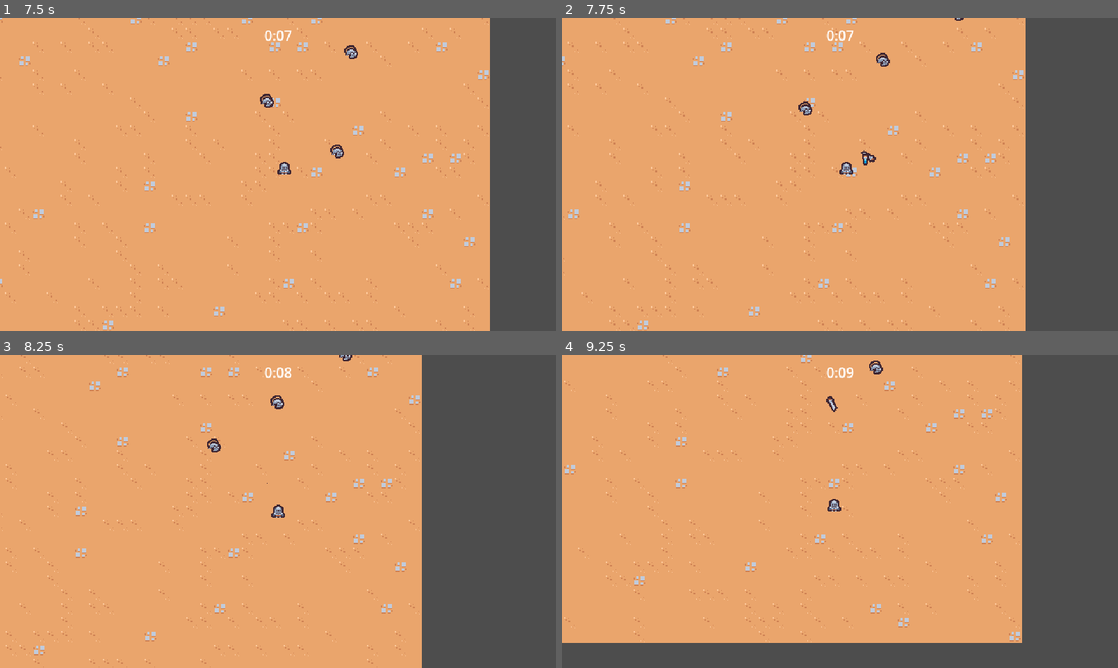
Above: before the commit, frames 1-4 (two rows, left to right).
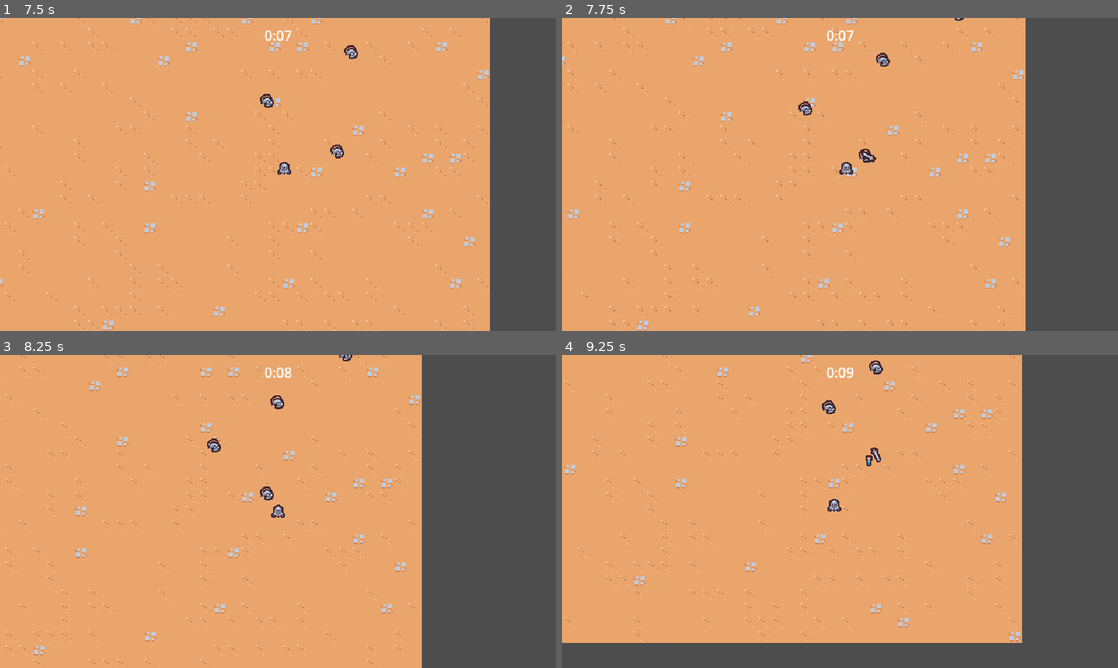
Above: after the commit, the same moments.

Repository: Ian-Ion/2d-survivors-course
Game: Godot game, scene res://scenes/main/main.tscn
Two runs of this game, one before a commit and one after it. Both use one fixed random seed, a clock stepped at 60 frames per second and the inputs below.
Inputs:
- Up to frame 1 (7.5 s): hold D (move_right) 0.53-1.28 s; hold S (move_down) 1.28-2.03 s; hold D (move_right) 2.03-2.78 s; hold W (move_up) 2.78-3.53 s; hold A (move_left) 3.53-5.03 s; hold S (move_down) 5.03-5.78 s; hold D (move_right) 5.78-6.53 s; hold W (move_up) 6.53-7.28 s; hold D (move_right) from 7.28 s (still down)
- Up to frame 2 (7.75 s): keep holding D (move_right)
- Up to frame 3 (8.25 s): release D (move_right) at 8.03 s; hold S (move_down) from 8.03 s (still down)
- Up to frame 4 (9.25 s): release S (move_down) at 8.78 s; hold A (move_left) from 8.78 s (still down)

Frame 1 is identical in both runs. In frame 2, less than 0.1% of the frame differs, in the area x 53-56%, y 41-48%; in frame 3, less than 0.1%; in frame 4, 0.2%, in the area x 46-58%, y 13-36%.

Commit message:
Pass damage between Hitbox and Hurtbox

Diff:
--- /dev/null
+++ b/scenes/ability/sword_ability/sword_ability.gd
@@ -0,0 +1,4 @@
+extends Node2D
+class_name SwordAbility
+
+@onready var hitbox_component: HitboxComponent = $HitboxComponent
--- a/scenes/ability/sword_ability/sword_ability.tscn
+++ b/scenes/ability/sword_ability/sword_ability.tscn
@@ -1,5 +1,6 @@
-[gd_scene load_steps=6 format=3 uid="uid://s75dfwmcjhga"]
+[gd_scene load_steps=8 format=3 uid="uid://s75dfwmcjhga"]
 
+[ext_resource type="Script" path="res://scenes/ability/sword_ability/sword_ability.gd" id="1_ulmwc"]
 [ext_resource type="Texture2D" uid="uid://dtys55ui6l6m5" path="res://scenes/ability/sword_ability/sword.png" id="1_ulpx8"]
 [ext_resource type="PackedScene" uid="uid://bsrcavkq8h1q" path="res://scenes/component/hitbox_component.tscn" id="2_yjscs"]
 
@@ -103,7 +104,11 @@
 "swing": SubResource("Animation_0h7ax")
 }
 
+[sub_resource type="RectangleShape2D" id="RectangleShape2D_faggh"]
+size = Vector2(30, 30)
+
 [node name="SwordAbility" type="Node2D"]
+script = ExtResource("1_ulmwc")
 
 [node name="AnimationPlayer" type="AnimationPlayer" parent="."]
 libraries = {
@@ -116,3 +121,8 @@
 offset = Vector2(0, -4)
 
 [node name="HitboxComponent" parent="." instance=ExtResource("2_yjscs")]
+
+[node name="CollisionShape2D" type="CollisionShape2D" parent="HitboxComponent"]
+position = Vector2(15, 0)
+shape = SubResource("RectangleShape2D_faggh")
+disabled = true
--- a/scenes/ability/sword_ability_controller/sword_ability_controller.gd
+++ b/scenes/ability/sword_ability_controller/sword_ability_controller.gd
@@ -3,6 +3,8 @@
 const MAX_RANGE = 150
 
 @export var sword_ability: PackedScene
+var damage = 5
+
 
 # Called when the node enters the scene tree for the first time.
 func _ready() -> void:
@@ -26,8 +28,10 @@
 		return a_distance < b_distance
 	)
 
-	var sword_instance = sword_ability.instantiate() as Node2D
+	var sword_instance = sword_ability.instantiate() as SwordAbility
 	player.get_parent().add_child(sword_instance)
+	sword_instance.hitbox_component.damage = damage
+
 	sword_instance.global_position = enemies[0].global_position + Vector2.RIGHT.rotated(randf_range(0, TAU)) * 4
 
 	var enemy_direction = enemies[0].global_position - sword_instance.global_position
--- /dev/null
+++ b/scenes/component/hitbox_component.gd
@@ -0,0 +1,4 @@
+extends Area2D
+class_name HitboxComponent
+
+var damage = 0
--- a/scenes/component/hitbox_component.tscn
+++ b/scenes/component/hitbox_component.tscn
@@ -1,13 +1,8 @@
 [gd_scene load_steps=2 format=3 uid="uid://bsrcavkq8h1q"]
 
-[sub_resource type="RectangleShape2D" id="RectangleShape2D_7dd84"]
-size = Vector2(30, 30)
+[ext_resource type="Script" path="res://scenes/component/hitbox_component.gd" id="1_8g8x4"]
 
 [node name="HitboxComponent" type="Area2D"]
 collision_layer = 4
 collision_mask = 0
-
-[node name="CollisionShape2D" type="CollisionShape2D" parent="."]
-position = Vector2(15, 0)
-shape = SubResource("RectangleShape2D_7dd84")
-disabled = true
+script = ExtResource("1_8g8x4")
--- /dev/null
+++ b/scenes/component/hurtbox_component.gd
@@ -0,0 +1,19 @@
+extends Area2D
+class_name HurtboxComponent
+
+@export var health_component: HealthComponent
+
+
+func _ready():
+	area_entered.connect(on_area_entered)
+
+
+func on_area_entered(other_area: Area2D):
+	if not other_area is HitboxComponent:
+		return
+
+	if health_component == null:
+		return
+
+	var hitbox_component = other_area as HitboxComponent
+	health_component.damage(hitbox_component.damage)
--- a/scenes/component/hurtbox_component.tscn
+++ b/scenes/component/hurtbox_component.tscn
@@ -1,12 +1,8 @@
 [gd_scene load_steps=2 format=3 uid="uid://bnlibmjvuocbg"]
 
-[sub_resource type="CircleShape2D" id="CircleShape2D_tfqdq"]
-radius = 12.0
+[ext_resource type="Script" path="res://scenes/component/hurtbox_component.gd" id="1_qacmd"]
 
 [node name="HurtboxComponent" type="Area2D"]
 collision_layer = 0
 collision_mask = 4
-
-[node name="CollisionShape2D" type="CollisionShape2D" parent="."]
-position = Vector2(0, -5)
-shape = SubResource("CircleShape2D_tfqdq")
+script = ExtResource("1_qacmd")
--- a/scenes/game_object/basic_enemy/basic_enemy.gd
+++ b/scenes/game_object/basic_enemy/basic_enemy.gd
@@ -5,12 +5,6 @@
 @onready var health_component: HealthComponent = $HealthComponent
 
 
-# Called when the node enters the scene tree for the first time.
-func _ready() -> void:
-	$HurtboxComponent.area_entered.connect(on_area_entered)
-
-
-# Called every frame. 'delta' is the elapsed time since the previous frame.
 func _process(delta: float) -> void:
 	var direction = get_direction_to_player()
 	velocity = direction * MAX_SPEED
@@ -22,7 +16,3 @@
 	if player_node != null:
 		return (player_node.global_position - global_position).normalized()
 	return Vector2.ZERO
-
-
-func on_area_entered(other_area: Area2D):
-	health_component.damage(100)
--- a/scenes/game_object/basic_enemy/basic_enemy.tscn
+++ b/scenes/game_object/basic_enemy/basic_enemy.tscn
@@ -1,10 +1,13 @@
-[gd_scene load_steps=7 format=3 uid="uid://bvx65m283ts2m"]
+[gd_scene load_steps=8 format=3 uid="uid://bvx65m283ts2m"]
 
 [ext_resource type="Texture2D" uid="uid://beei1g5yoqxoe" path="res://scenes/game_object/basic_enemy/basic_enemy.png" id="1_0n7p2"]
 [ext_resource type="Script" path="res://scenes/game_object/basic_enemy/basic_enemy.gd" id="1_05tkv"]
 [ext_resource type="PackedScene" uid="uid://csvpsvcwmtu0s" path="res://scenes/component/health_component.tscn" id="2_auhf2"]
 [ext_resource type="PackedScene" uid="uid://vgg80ew52dlk" path="res://scenes/component/vial_drop_component.tscn" id="3_suhtm"]
 [ext_resource type="PackedScene" uid="uid://bnlibmjvuocbg" path="res://scenes/component/hurtbox_component.tscn" id="4_vkfrv"]
+
+[sub_resource type="CircleShape2D" id="CircleShape2D_tq4lk"]
+radius = 12.0
 
 [sub_resource type="CircleShape2D" id="CircleShape2D_42543"]
 radius = 5.0
@@ -20,7 +23,12 @@
 [node name="VialDropComponent" parent="." node_paths=PackedStringArray("health_component") instance=ExtResource("3_suhtm")]
 health_component = NodePath("../HealthComponent")
 
-[node name="HurtboxComponent" parent="." instance=ExtResource("4_vkfrv")]
+[node name="HurtboxComponent" parent="." node_paths=PackedStringArray("health_component") instance=ExtResource("4_vkfrv")]
+health_component = NodePath("../HealthComponent")
+
+[node name="CollisionShape2D" type="CollisionShape2D" parent="HurtboxComponent"]
+position = Vector2(0, -5)
+shape = SubResource("CircleShape2D_tq4lk")
 
 [node name="Sprite2D" type="Sprite2D" parent="."]
 texture = ExtResource("1_0n7p2")
